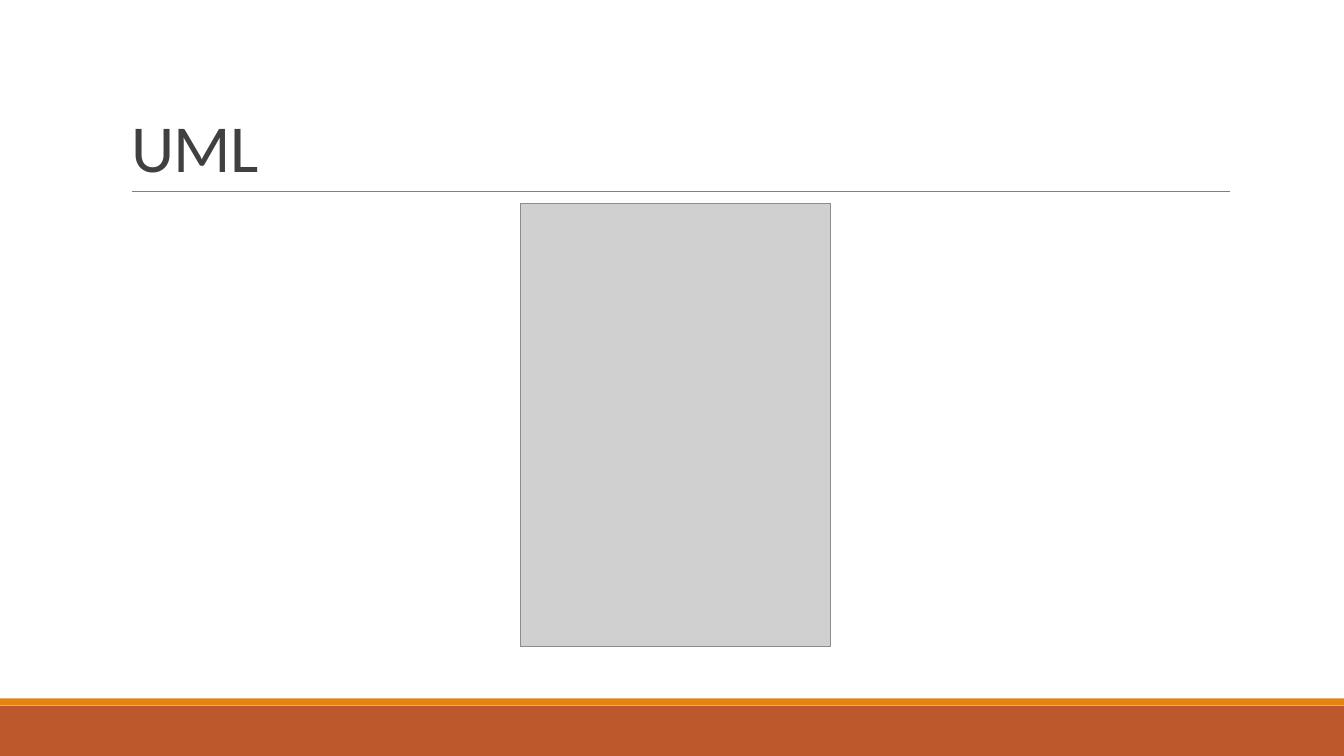
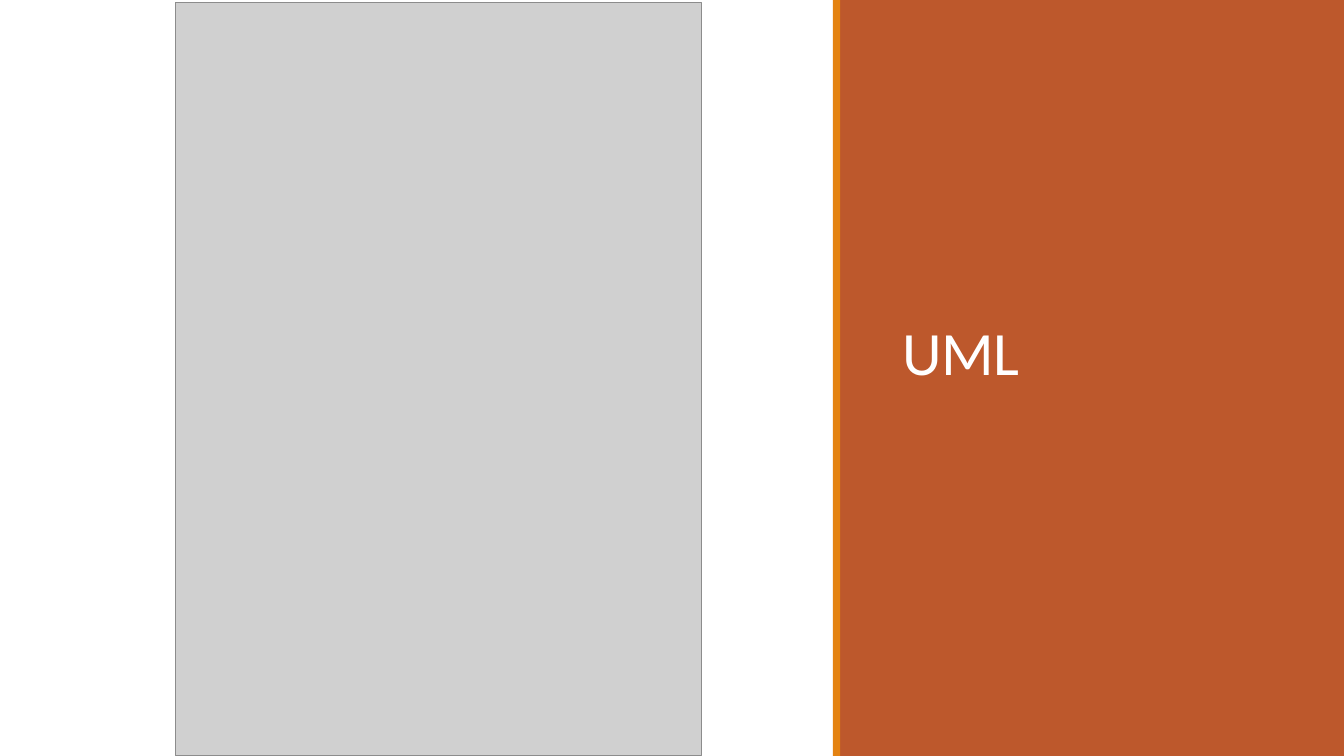
Before and after one commit to baldimario/Simplex, a slide deck: slide 8 of IDENTICAZIONE SISTEMA DI CARICHE PUNTIFORMI DA MISURE DI.pptx (slide 7 before the commit). Drawn at 1344x756 pixels with LibreOffice and Linux fonts; fonts in the diff are those of the drawing; grey boxes stand for pictures. Boxes give left, top, right and bottom in pixels: in the first picture for what was removed or moved away, otherwise in the second. Text is boxed around its words. In the diff, an @@ line names an element or a change of style, - is before the commit and + after.

```diff
--- a/IDENTICAZIONE SISTEMA DI CARICHE PUNTIFORMI DA MISURE DI.pptx
+++ b/IDENTICAZIONE SISTEMA DI CARICHE PUNTIFORMI DA MISURE DI.pptx
@@ rectangle added at box(0, 0, 1344, 756), fill #FFFFFF @@
@@ picture: place and size @@
-picture at box(520, 204, 830, 647)
+picture at box(175, 3, 702, 756)
@@ rectangle added at box(833, 0, 840, 756), fill #E48312 @@
@@ rectangle added at box(840, 0, 1344, 756), fill #BD582C @@
@@ title "UML": place and size @@
-title "UML" at box(131, 129, 258, 173)
+title "UML" at box(903, 335, 1020, 376)
@@ title "UML" at box(903, 335, 1020, 376): size 48 to 44 pt, text colour #404040 to #FFFFFF @@
@@ line removed from (132, 192) to (1231, 192) @@
@@ rectangle removed at box(0, 706, 1344, 756) @@
@@ rectangle removed at box(0, 699, 1344, 706) @@
@@ rectangle added at box(0, 706, 1344, 756), fill #BD582C @@
@@ rectangle added at box(0, 699, 1344, 706), fill #E48312 @@
```
Also in this commit, not shown: 7 other slides changed, 3 slides added, 2 slides removed, 2 other files.
